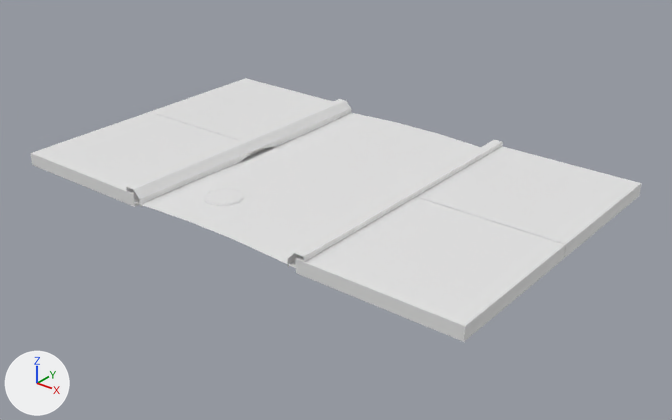
An edit to the FBX model Assets/Models/Roads/SM_Tile_droit_egouts.fbx, drawn before and after from the same camera.
Both versions are drawn from a 50 mm lens placed at (13.52, -16.47, 9.24), pointed at (0.48, -0.18, -0.86). Lighting does not change. The marker at lower left points along +X, +Y and +Z. The picture after the commit comes second. Where no turn or scale is listed for an object, it has been applied to the vertices.

Names of what the first picture shows: 'SM_Tile_droit_egouts'.
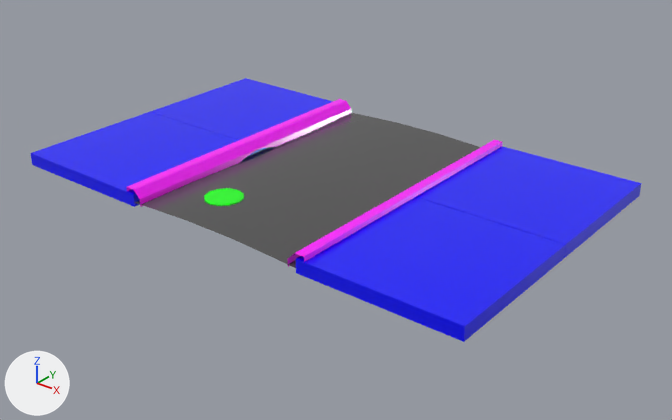
The change in detail:
Material 'M_SolTrottoir' (mat_m_soltrottoir) is new.
Its base color is (0.0, 0.0, 1.0) (blue #0000ff).
Its roughness is 0.2.
Material 'M_BordureTrottoir' (mat_m_borduretrottoir) is new.
Its base color is (1.0, 0.0, 1.0) (pink #ff00ff).
Its roughness is 0.2.
Material 'M_bitume' (mat_m_bitume) is new.
Its base color is (0.0774, 0.0774, 0.0774) (dark grey #4f4f4f).
Its roughness is 0.2.
Material 'M_plaqueEgouts' (mat_m_plaqueegouts) is new.
Its base color is (0.0, 1.0, 0.0) (green #00ff00).
Its roughness is 0.2.
me_mesh has 181 vertices, 147 faces and spans x -6.5..6.5, y -4.0..4.0, z -0.23..0.23.
me_mesh is used by ob_sm_tile_droit_egouts; location (0.01, -0.02, 0.0).
me_mesh part 1: 12 of the faces centred in x -6.5..-2.5, y -4.0..3.98, z -0.23..0.11 switch from mat_openpbr_shader1 (white #e7e7e7) to mat_m_soltrottoir (blue #0000ff).
me_mesh part 2: 12 of the faces centred in x 2.5..6.5, y -4.0..3.98, z -0.23..0.11 switch from mat_openpbr_shader1 (white #e7e7e7) to mat_m_soltrottoir (blue #0000ff).
me_mesh part 3: all 10 faces centred in x -2.25..2.25, y 0.02..2.21, z -0.14..-0.03 switch from mat_openpbr_shader1 (white #e7e7e7) to mat_m_bitume (dark grey #4f4f4f).
me_mesh part 4: all 5 faces centred in x -2.25..2.25, y -2.19, z -0.12..-0.03 switch from mat_openpbr_shader1 (white #e7e7e7) to mat_m_bitume (dark grey #4f4f4f).
me_mesh part 5: all 12 faces centred in x -2.72..-2.28, y -0.48..0.48, z -0.02..0.23 switch from mat_openpbr_shader1 (white #e7e7e7) to mat_m_borduretrottoir (pink #ff00ff).
me_mesh part 6: all 4 faces centred in x -2.72..-2.28, y -2.4, z -0.07..0.23 switch from mat_openpbr_shader1 (white #e7e7e7) to mat_m_borduretrottoir (pink #ff00ff).
me_mesh part 7: all 4 faces centred in x -2.72..-2.28, y 2.4, z -0.07..0.23 switch from mat_openpbr_shader1 (white #e7e7e7) to mat_m_borduretrottoir (pink #ff00ff).
me_mesh part 8: all 4 faces centred in x 2.28..2.72, y 0.0, z -0.07..0.23 switch from mat_openpbr_shader1 (white #e7e7e7) to mat_m_borduretrottoir (pink #ff00ff).
me_mesh part 9: all 84 faces centred in x -1.37..-0.48, y -3.05..-2.16, z -0.04..-0.01 switch from mat_openpbr_shader1 (white #e7e7e7) to mat_m_plaqueegouts (green #00ff00).

Location of each change, [x1, y1, x2, y2] in pixels of the pictures (672 x 420 px):
part 1 of me_mesh, recoloured (white to blue): [31, 78, 333, 207] in both
part 2 of me_mesh, recoloured (white to blue): [296, 146, 641, 342] in both
part 3 of me_mesh, recoloured (white to dark grey): [245, 113, 480, 202] in both
part 4 of me_mesh, recoloured (white to dark grey): [134, 159, 384, 268] in both
part 5 of me_mesh, recoloured (white to pink): [224, 129, 278, 164] in both
part 6 of me_mesh, recoloured (white to pink): [126, 147, 237, 207] in both
part 7 of me_mesh, recoloured (white to pink): [266, 99, 351, 146] in both
part 8 of me_mesh, recoloured: [287, 140, 503, 267] in both
part 9 of me_mesh, recoloured (white to green): [204, 188, 244, 206] in both
